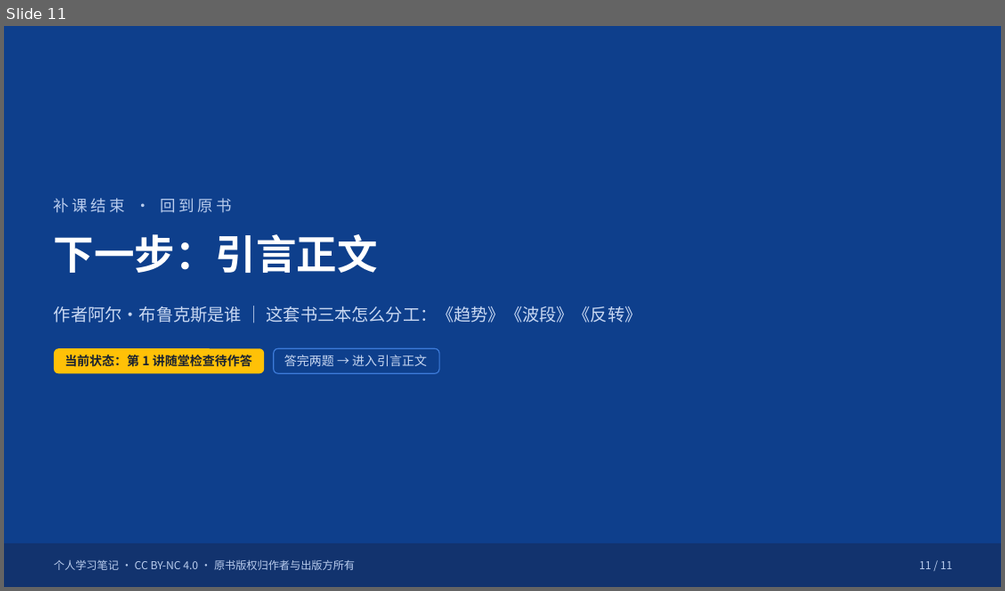
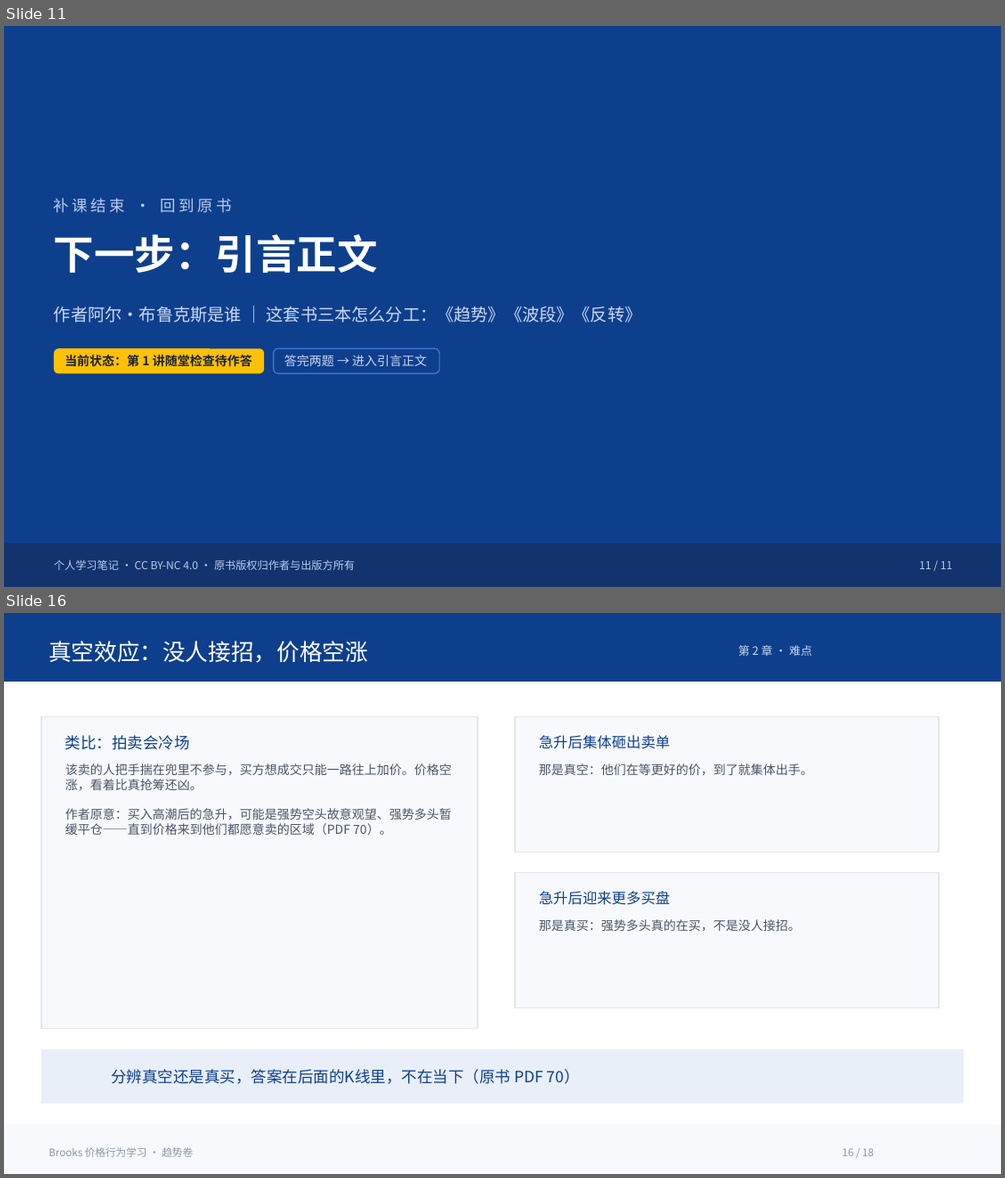
Before and after one commit to anniscutemoon/brooks-pa-study, a slide deck: books/trends/pptx-build/高级趋势技术分析_学习讲义.pptx. Shown one above the other, each under a label of ours: slide 11 before the commit, slides 11 and 16 after it; the slides between them are not shown. The pictures are 1005x591 and 1005x1178 pixels, drawn with LibreOffice and Linux fonts; fonts in the diff are those of the drawing. Boxes give left, top, right and bottom in pixels: in the first picture for what was removed or moved away, otherwise in the second. Text is boxed around its words. In the diff, an @@ line names an element or a change of style, - is before the commit and + after.

```diff
--- a/books/trends/pptx-build/高级趋势技术分析_学习讲义.pptx
+++ b/books/trends/pptx-build/高级趋势技术分析_学习讲义.pptx
@@ slide 16 added at box(4, 613, 1001, 1174), background #FFFFFF @@
@@ rectangle added at box(4, 613, 1001, 682), fill #0E3F8C @@
@@ text added at box(48, 641, 368, 663), 22 pt, text #FFFFFF @@
+真空效应：没人接招，价格空涨
@@ text added at box(738, 645, 812, 656), 11 pt, text #C9D8F2 @@
+第 2 章 · 难点
@@ rectangle added at box(41, 717, 477, 1029), fill #F7F9FC, outline #E5E7EB 1 pt @@
@@ rectangle added at box(515, 717, 938, 852), fill #F7F9FC, outline #E5E7EB 1 pt @@
@@ text added at box(65, 735, 190, 750), 15 pt, text #0E3F8C @@
+类比：拍卖会冷场
@@ text added at box(539, 735, 670, 749), 14 pt, text #0E3F8C @@
+急升后集体砸出卖单
@@ text added at box(65, 763, 452, 835), 12 pt, text #4A5568 @@
+该卖的人把手揣在兜里不参与，买方想成交只能一路往上加价。价格空涨，看着比真抢筹还凶。
+作者原意：买入高潮后的急升，可能是强势空头故意观望、强势多头暂缓平仓——直到价格来到他们都愿意卖的区域（PDF 70）。
@@ text added at box(539, 763, 813, 775), 12 pt, text #4A5568 @@
+那是真空：他们在等更好的价，到了就集体出手。
@@ rectangle added at box(515, 873, 938, 1008), fill #F7F9FC, outline #E5E7EB 1 pt @@
@@ text added at box(539, 891, 670, 905), 14 pt, text #0E3F8C @@
+急升后迎来更多买盘
@@ text added at box(539, 919, 801, 931), 12 pt, text #4A5568 @@
+那是真买：强势多头真的在买，不是没人接招。
@@ rectangle added at box(41, 1049, 963, 1103), fill #E8EFF8 @@
@@ text added at box(111, 1069, 580, 1084), 15 pt, text #0E3F8C @@
+分辨真空还是真买，答案在后面的K线里，不在当下（原书 PDF 70）
@@ rectangle added at box(4, 1124, 1001, 1174), fill #F7F9FC @@
@@ text added at box(48, 1147, 193, 1157), 10 pt, text #8B97A8 @@
+Brooks 价格行为学习 · 趋势卷
@@ text added at box(842, 1148, 874, 1156), 10 pt, text #8B97A8 @@
+16 / 18
```
Also in this commit, not shown: 6 other slides added.
